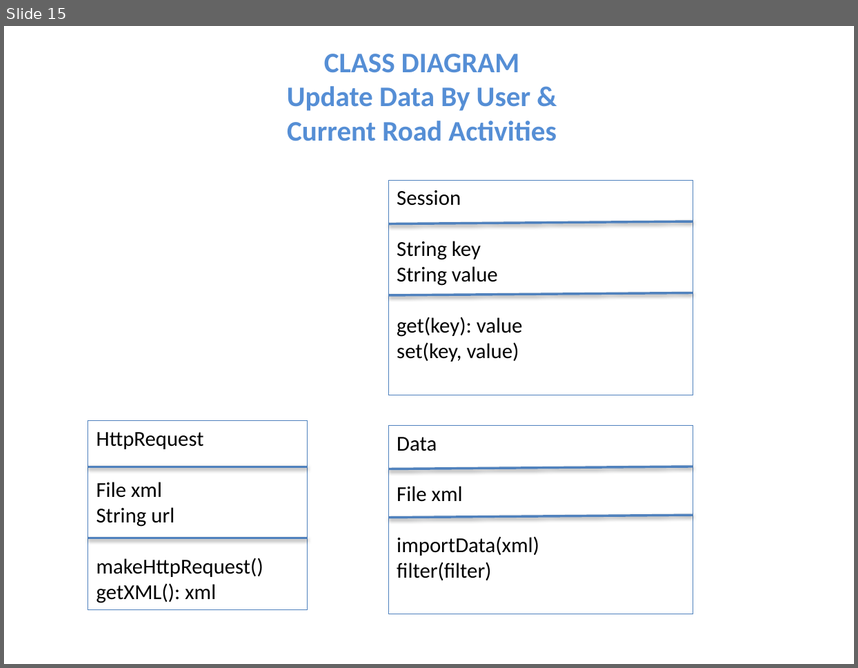
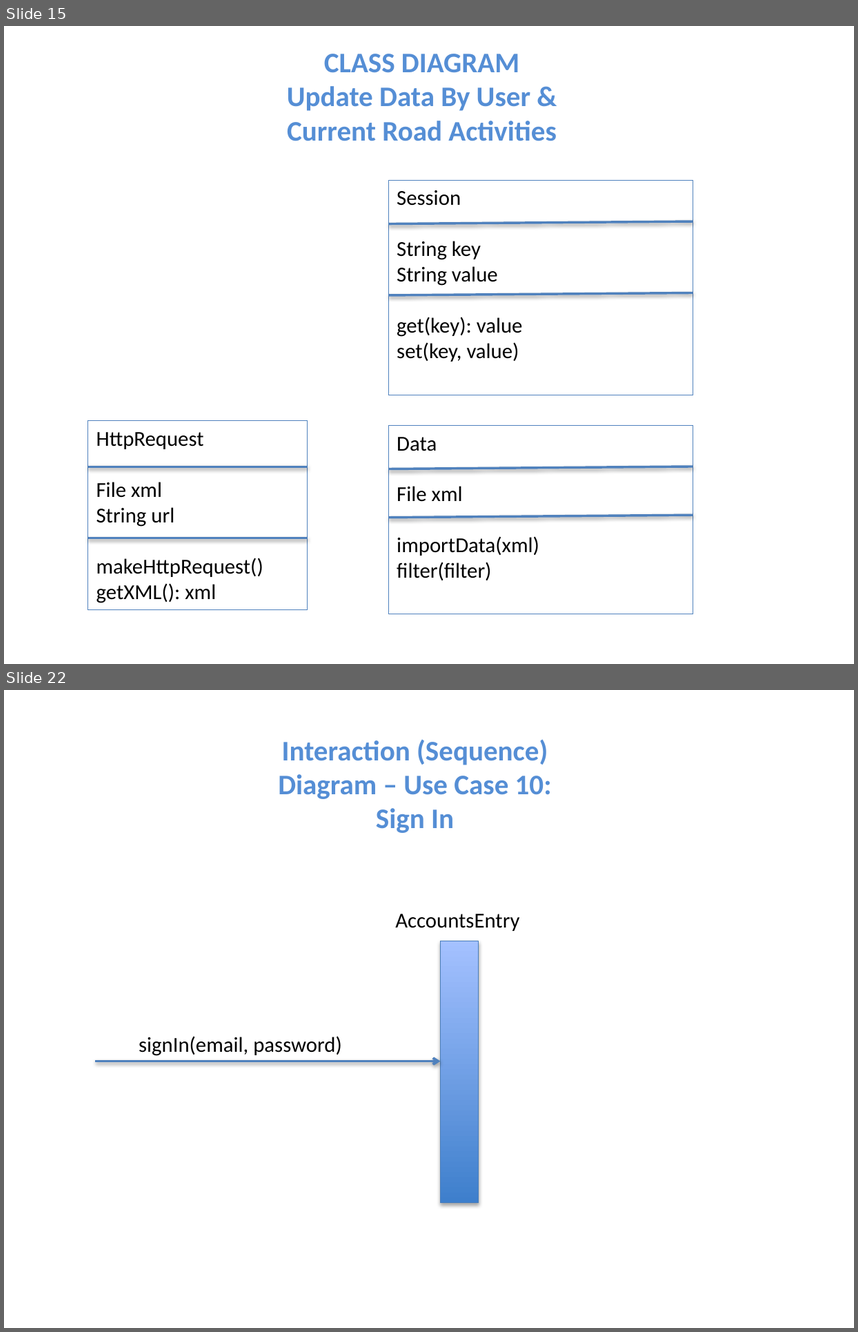
Before and after one commit to niemilkm/csc440-KevinNiemiller, a slide deck: deliverables/iteration2/other/DomainModel_SSD_ClassDiagrams.pptx. Shown one above the other, each under a label of ours: slide 15 before the commit, slides 15 and 22 after it; the slides between them are not shown. The pictures are 858x668 and 858x1332 pixels, drawn with LibreOffice and Linux fonts; fonts in the diff are those of the drawing. Boxes give left, top, right and bottom in pixels: in the first picture for what was removed or moved away, otherwise in the second. Text is boxed around its words. In the diff, an @@ line names an element or a change of style, - is before the commit and + after.

```diff
--- a/deliverables/iteration2/other/DomainModel_SSD_ClassDiagrams.pptx
+++ b/deliverables/iteration2/other/DomainModel_SSD_ClassDiagrams.pptx
@@ slide 22 added at box(4, 690, 854, 1328), background #FFFFFF @@
@@ text added at box(278, 740, 552, 833), 24 pt, text #558ED5, bold @@
+Interaction (Sequence) Diagram – Use Case 10: Sign In
@@ text added at box(395, 914, 519, 931), 18 pt, text #000000 @@
+AccountsEntry
@@ rectangle added at box(440, 940, 478, 1203), fill gradient #3F80CE to #A4C4FF, outline #4B7EBC 0.75 pt @@
@@ text added at box(139, 1036, 342, 1056), 18 pt, text #000000 @@
+signIn(email, password)
@@ arrow added from (95, 1061) to (440, 1061), #4F81BD 2 pt @@
```
Also in this commit, not shown: 9 other slides added, 5 other files.
